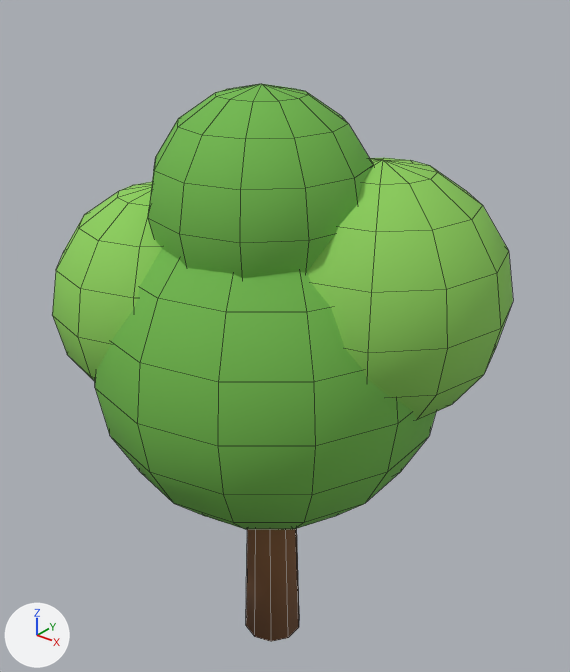
The Blender file blender/blend/tree.blend: old version first, new version second.
One viewpoint serves both versions: a 50 mm lens placed at (2.18, -2.61, 3.47), pointed at (-0.02, 0.14, 1.77). Every picture has the same lights, and +X, +Y and +Z are marked at lower left. The first picture is the older version. Mesh edges are drawn as thin lines.

The first picture shows 'Canopy', 'Trunk'.
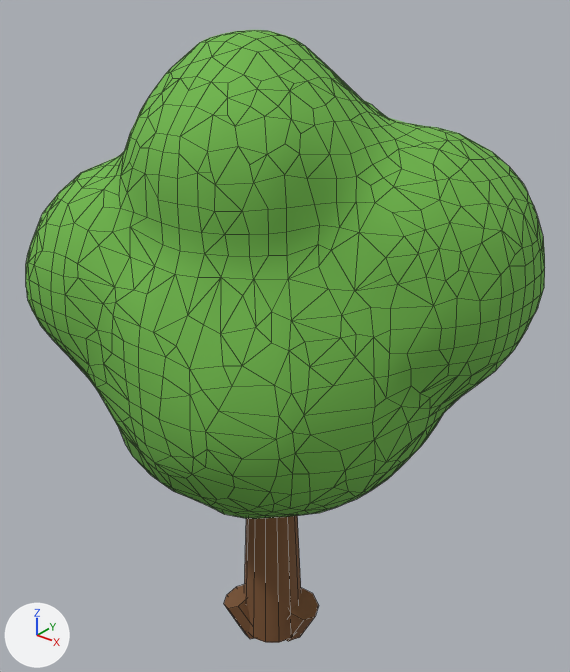
Boxes (x1, y1, x2, y2) around the edits, measured in the pictures (570 x 672 px):
'Canopy', reshaped (13% wider, 10% taller)
    before: (52, 84, 513, 529)
    after: (26, 30, 545, 519)
'Trunk', reshaped (78% wider, 12% taller)
    before: (246, 529, 299, 642)
    after: (224, 516, 319, 643)
part 2 of me_canopy, rebuilt
    before: (95, 249, 436, 529)
    after: (26, 30, 545, 519)
part 3 of me_canopy, deleted (green)
    before: (148, 84, 374, 278)
part 4 of me_canopy, deleted (green)
    before: (307, 158, 513, 420)
part 5 of me_canopy, deleted (green)
    before: (52, 182, 162, 381)

The edits, one by one:
me_trunk is used by ob_trunk; parent ob_tree; location (0.0, 0.0, 0.0).
me_trunk had 20 vertices, 12 faces and spanned x -0.152..0.152, y -0.16..0.16, z 0.0..1.2.
me_trunk now has 60 vertices, 36 faces and spans x -0.233..0.263, y -0.219..0.17, z -0.076..1.4.
me_trunk part 1: the whole mesh is rebuilt.
me_canopy is used by ob_canopy; parent ob_tree; location (0.0, 0.0, 0.0).
me_canopy had 386 vertices, 428 faces and spanned x -0.95..1.05, y -0.85..0.85, z 0.9..3.0.
me_canopy now has 1451 vertices, 1979 faces and spans x -1.04..1.12, y -0.87..1.0, z 0.94..3.2.
me_canopy part 2: the loose piece of 128 vertices spanning x -0.83..0.83, y -0.85..0.85, z 0.9..2.6 is rebuilt with 1451 vertices and now spans x -1.04..1.12, y -0.87..1.0, z 0.94..3.2.
me_canopy part 3: the loose piece of 86 vertices spanning x -0.45..0.55, y -0.6..0.4, z 2.0..3.0 is deleted.
me_canopy part 4: the loose piece of 86 vertices spanning x -0.15..1.05, y -0.4..0.8, z 1.5..2.7 is deleted.
me_canopy part 5: the loose piece of 86 vertices spanning x -0.95..0.15, y -0.8..0.3, z 1.45..2.55 is deleted.
me_canopy no longer uses material mat_grass (green #8ccf5a).
